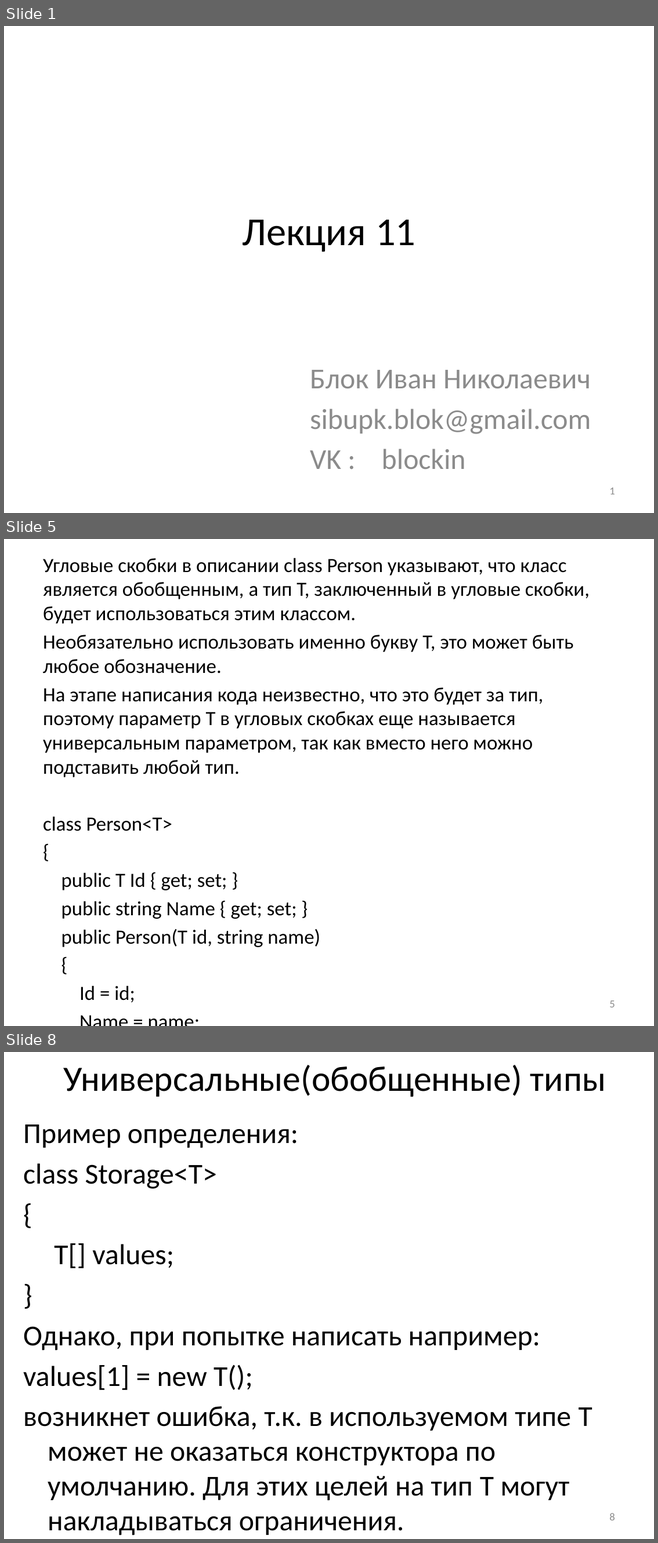
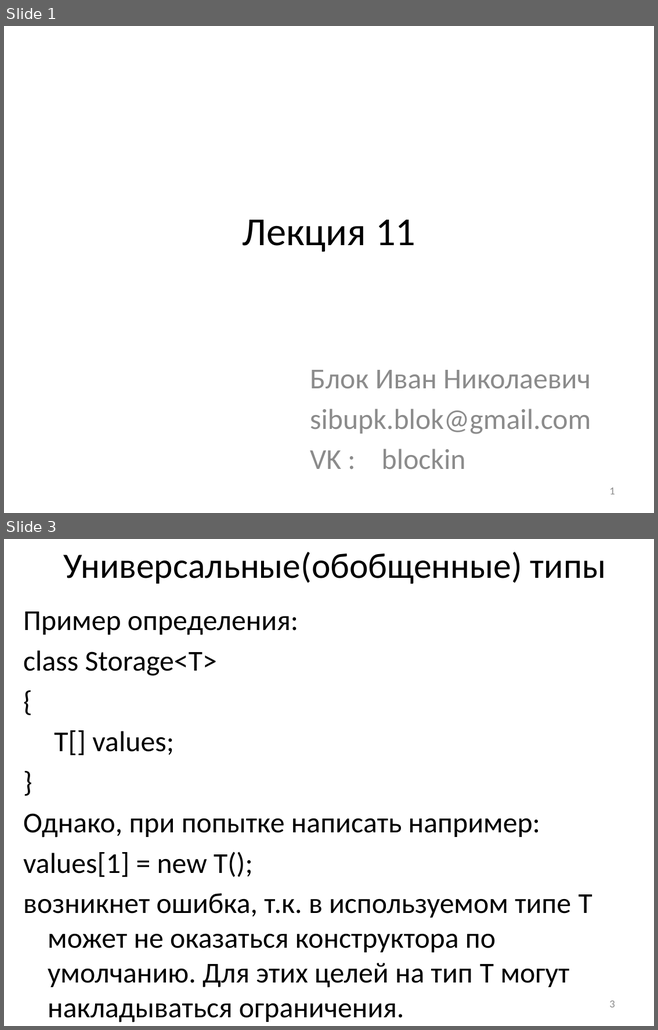
Before and after one commit to blockin90/lec_prog, a slide deck: Лекция 11 - универсальные типы, исключения.pptx. Shown one above the other, each under a label of ours: slides 1, 5 and 8 before the commit, slides 1 and 3 after it; the slides between them are not shown. The pictures are 658x1543 and 658x1030 pixels, drawn with LibreOffice and Linux fonts; fonts in the diff are those of the drawing. Boxes give left, top, right and bottom in pixels: in the first picture for what was removed or moved away, otherwise in the second. Text is boxed around its words. In the diff, an @@ line names an element or a change of style, - is before the commit and + after.

```diff
--- a/Лекция 11 - универсальные типы, исключения.pptx
+++ b/Лекция 11 - универсальные типы, исключения.pptx
@@ slide 5 removed at box(4, 539, 654, 1026), background #FFFFFF @@
@@ text removed at box(43, 558, 589, 1002) @@
-Угловые скобки в описании class Person указывают, что класс является обобщенным, а тип T, заключенный в угловые скобки, будет использоваться этим классом.
-Необязательно использовать именно букву T, это может быть любое обозначение.
-На этапе написания кода неизвестно, что это будет за тип, поэтому параметр T в угловых скобках еще называется универсальным параметром, так как вместо него можно подставить любой тип.
-class Person<T>
-{
-public T Id { get; set; }
-public string Name { get; set; }
-public Person(T id, string name)
-{
-Id = id;
-Name = name;
-}
-}
@@ page number removed at box(609, 1001, 614, 1008) @@
-5
@@ what was slide 8 is now slide 3 @@
@@ page number at box(609, 1001, 614, 1008): text changed @@
-8
+3
```
Also in this commit, not shown: 2 slides changed, 4 other slides removed, 3 other files.
